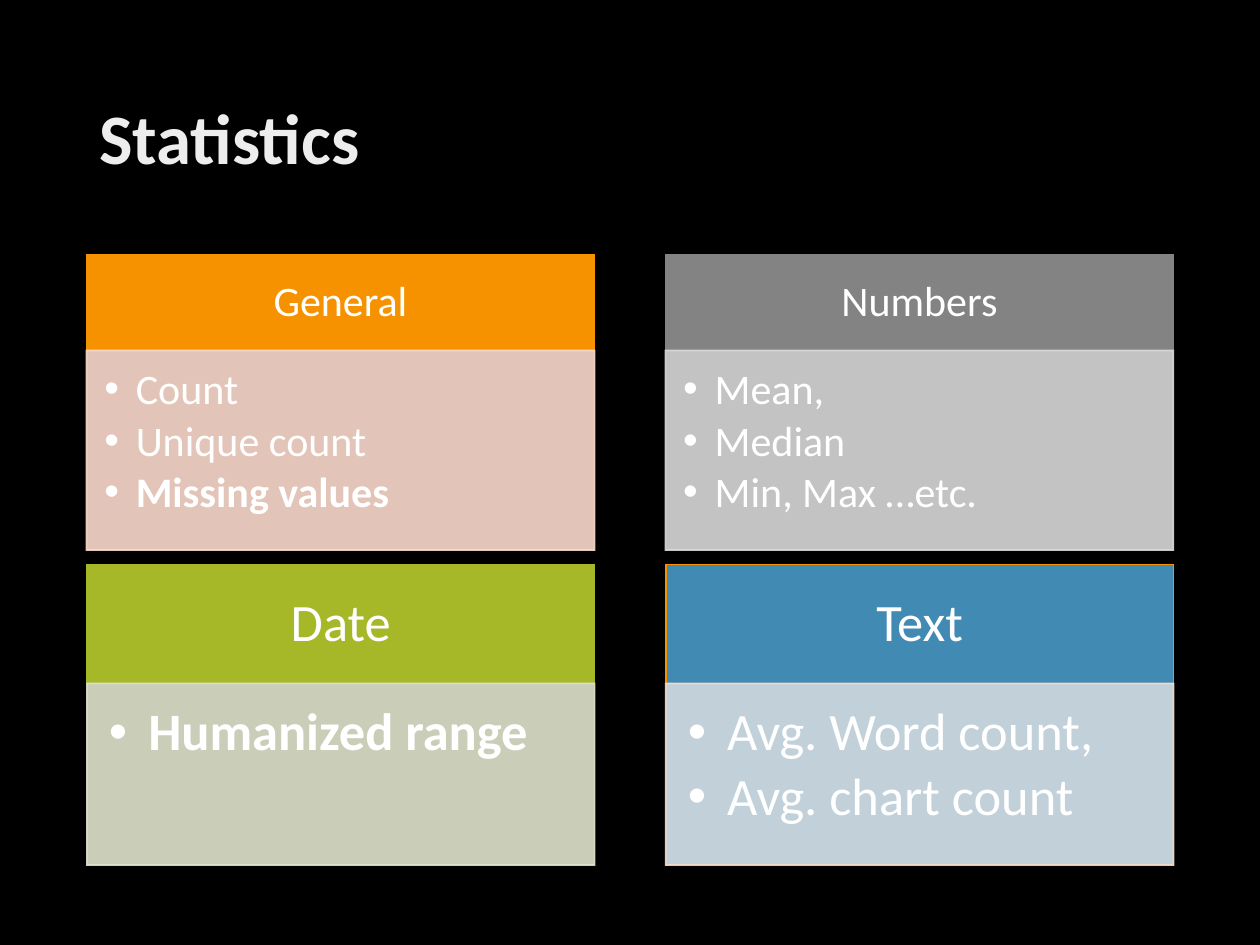
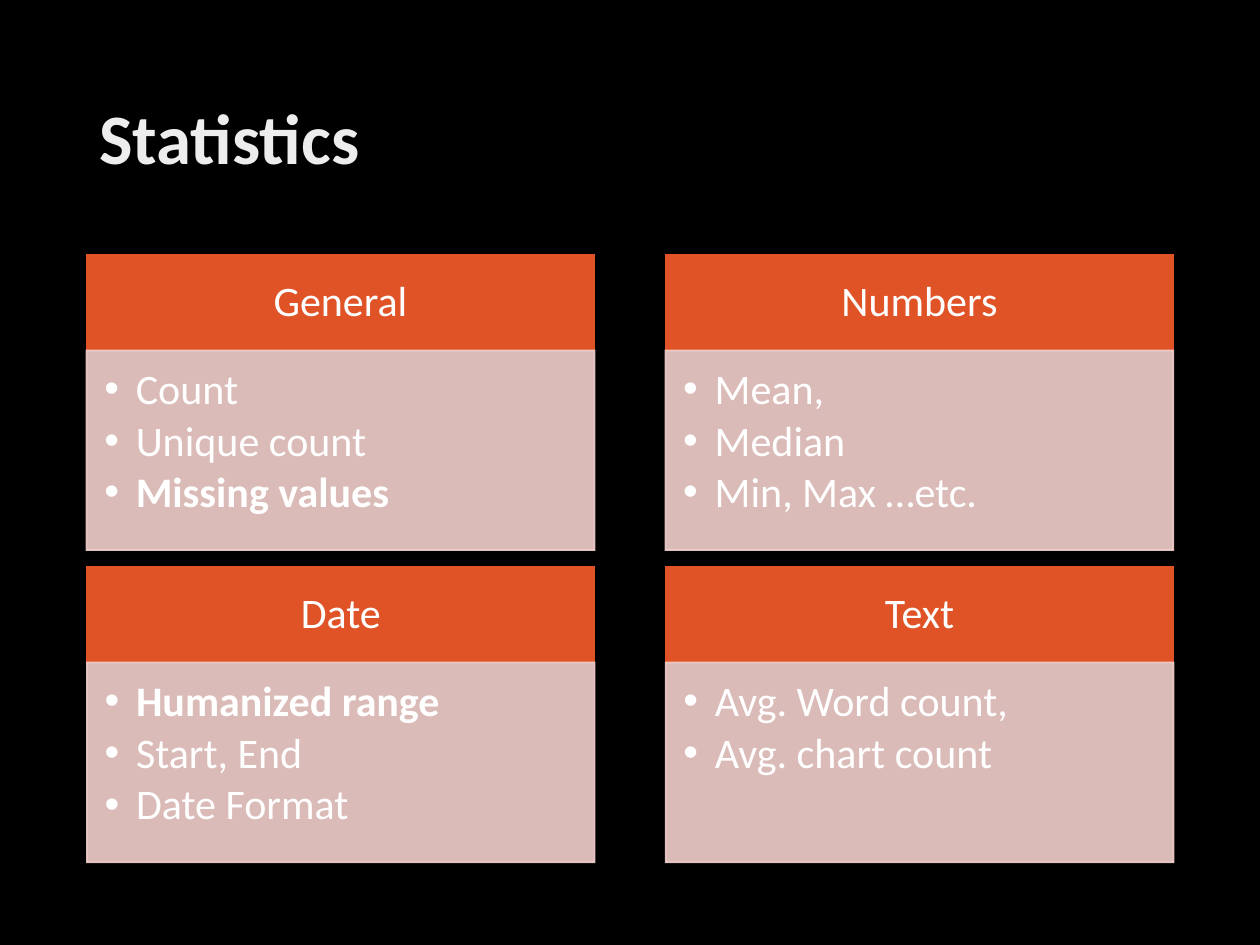
Before and after one commit to jannah/MetaReader, a slide deck: slide 7 of MetaReader.pptx (slide 6 before the commit). Drawn at 1260x945 pixels with LibreOffice and Linux fonts; fonts in the diff are those of the drawing; background and template pictures are left out. Boxes give left, top, right and bottom in pixels: in the first picture for what was removed or moved away, otherwise in the second. Text is boxed around its words. In the diff, an @@ line names an element or a change of style, - is before the commit and + after.

Commit message:
presentation

```diff
--- a/MetaReader.pptx
+++ b/MetaReader.pptx
@@ rectangle at (87,256,595,352): fill #F69200 to #DF5327; outline #F69200 1 pt to #DF5327 1 pt @@
@@ rectangle at (665,256,1173,352): fill #838383 to #DF5327; outline #838383 1 pt to #DF5327 1 pt @@
@@ rectangle at (87,350,595,551): fill #FBDCCC at 90% opacity to #F3D1CD at 90% opacity; outline #FBDCCC 1 pt to #F3D1CD 1 pt @@
@@ rectangle at (665,350,1173,551): fill #D9D9D9 at 90% opacity to #F3D1CD at 90% opacity; outline #D9D9D9 1 pt to #F3D1CD 1 pt @@
@@ text "Date" at (301,601,381,629): size 30 to 24 pt; less space between paragraphs @@
@@ rectangle: place and size @@
-rectangle at (87,564,595,683)
+rectangle at (87,567,595,663)
@@ rectangle at (87,567,595,663): fill #A6B727 to #DF5327; outline #A6B727 1 pt to #DF5327 1 pt @@
@@ text "Text" at (885,601,954,629): size 30 to 24 pt; less space between paragraphs @@
@@ rectangle: place and size @@
-rectangle at (665,564,1173,683)
+rectangle at (665,567,1173,663)
@@ rectangle at (665,567,1173,663): fill #418AB3 to #DF5327; outline #F69200 1 pt to #DF5327 1 pt @@
@@ text "Humanized range": place and size @@
-text "Humanized range" at (148,713,527,759)
+text "Humanized range" at (136,687,440,819)
@@ rectangle: place and size @@
-rectangle at (87,684,595,866)
+rectangle at (87,663,595,863)
@@ rectangle at (87,663,595,863): fill #E1E6CD at 90% opacity to #F3D1CD at 90% opacity; outline #E1E6CD 1 pt to #F3D1CD 1 pt @@
@@ text at (136,687,440,723): size 30 to 24 pt in "Humanized range"; indent changed @@
@@ text "Avg. Word count,": place and size @@
-text "Avg. Word count," at (727,714,1093,824)
+text "Avg. Word count," at (715,687,1008,775)
@@ text "Avg. Word count," at (715,687,1008,775): size 30 to 24 pt; indent changed @@
@@ rectangle: place and size @@
-rectangle at (665,684,1173,866)
+rectangle at (665,663,1173,863)
@@ rectangle at (665,663,1173,863): fill #D8E8F1 at 90% opacity to #F3D1CD at 90% opacity; outline #FBDCCC 1 pt to #F3D1CD 1 pt @@
@@ text at (136,739,349,819): paragraphs added @@
+  •• Start, End
+  •• Date Format
```
Also in this commit, not shown: 8 other slides changed, 1 slide added, 1 other file.
